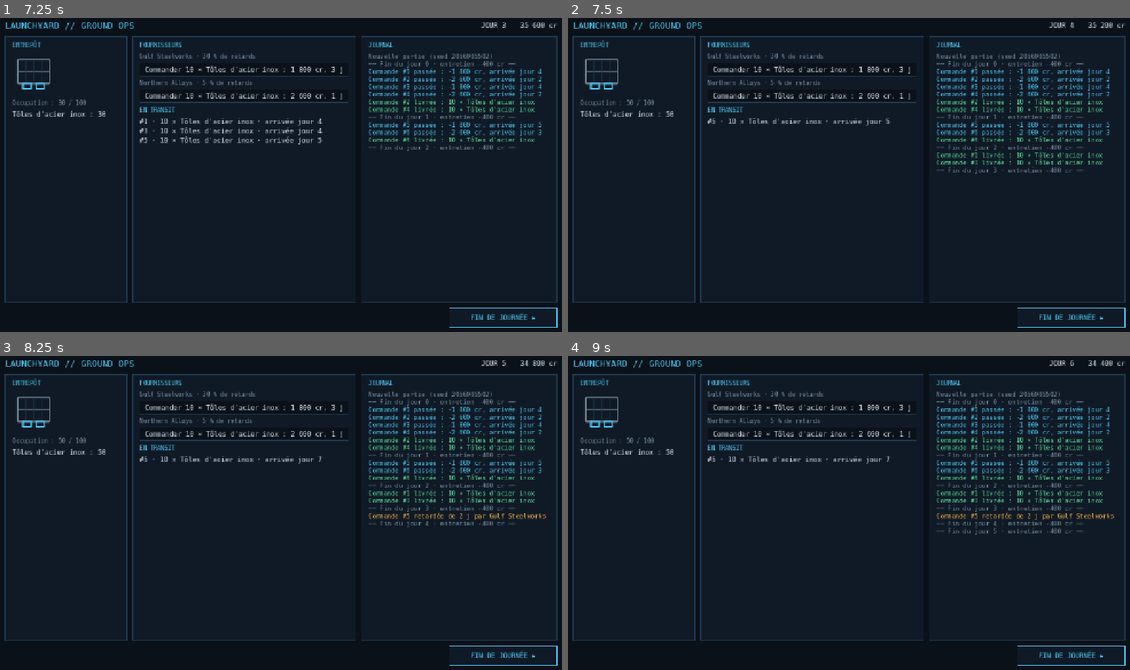
Above: before the commit, frames 1-4 (two rows, left to right).
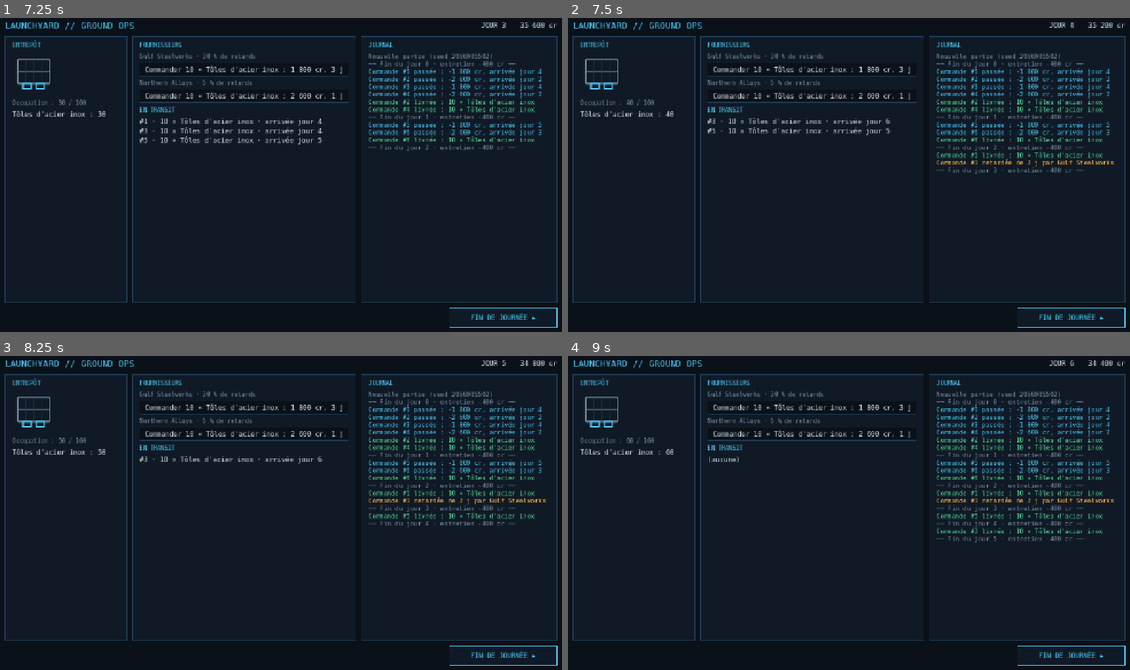
Above: after the commit, the same moments.

Repository: Flavienhr/launchyard
Game: Godot game, scene res://ui/main.tscn
Same seed, same stepped clock (60 frames per second), same inputs: the game is played once before the commit and once after it.
Inputs:
- Up to frame 1 (7.25 s): click "FIN DE JOURNÉE ▸" at 0.5 s; click "Commander 10 × Tôles d'acier …" at 1.25 s; click "Commander 10 × Tôles d'acier …" at 2 s; click "Commander 10 × Tôles d'acier …" at 2.75 s; click "Commander 10 × Tôles d'acier …" at 3.5 s; click "FIN DE JOURNÉE ▸" at 4.25 s; click "Commander 10 × Tôles d'acier …" at 5 s; click "Commander 10 × Tôles d'acier …" at 5.75 s; click "FIN DE JOURNÉE ▸" at 6.5 s
- Up to frame 2 (7.5 s): tap Enter at 7.25 s
- Up to frame 3 (8.25 s): tap Space at 8 s
- Up to frame 4 (9 s): tap Enter at 8.75 s

Frame 1 is identical in both runs. In frame 2, 0.5% of the frame differs, in the area x 10-98%, y 25-48%; in frame 3, 0.6%; in frame 4, 1.2%, in the area x 10-98%, y 25-60%.

Commit message:
feat(sim): un flux RNG par sous-système (ADR 0005)
- sim/rng.gd : SimRng.for_stream(state, flux), seed hash([seed, jour, flux])
- les livraisons tirent dans le flux DELIVERIES
- 3 tests : reproductibilité, flux/jours distincts, isolation entre flux

Closes #3

Co-Authored-By: Claude Opus 5.5 <noreply@anthropic.com>

Diff:
--- /dev/null
+++ b/sim/rng.gd
@@ -0,0 +1,17 @@
+class_name SimRng
+extends RefCounted
+## One independent RNG stream per subsystem (ADR 0005). Each stream is seeded
+## from (game_seed, day, stream), so drawing in one stream never shifts another.
+## All randomness in sim/ must go through here.
+
+const DELIVERIES := &"deliveries"
+const CONTRACTS := &"contracts"
+const WEATHER := &"weather"
+const LAUNCH := &"launch"
+const EVENTS := &"events"
+
+
+static func for_stream(state: GameState, stream: StringName) -> RandomNumberGenerator:
+	var rng := RandomNumberGenerator.new()
+	rng.seed = hash([state.game_seed, state.day, stream])
+	return rng
--- a/sim/simulation.gd
+++ b/sim/simulation.gd
@@ -68,17 +68,15 @@
 # --- End of day resolution --------------------------------------------------
 
 static func end_day(state: GameState, data: GameData) -> Array:
-	# One RNG per day, derived from (seed, day): each day is reproducible alone.
-	var rng := RandomNumberGenerator.new()
-	rng.seed = hash([state.game_seed, state.day])
 	var events: Array = []
-	events.append_array(_resolve_deliveries(state, data, rng))
+	events.append_array(_resolve_deliveries(state, data))
 	events.append_array(_resolve_finances(state, data))
 	state.day += 1
 	return events
 
 
-static func _resolve_deliveries(state: GameState, data: GameData, rng: RandomNumberGenerator) -> Array:
+static func _resolve_deliveries(state: GameState, data: GameData) -> Array:
+	var rng := SimRng.for_stream(state, SimRng.DELIVERIES)
 	var events: Array = []
 	var still_pending: Array = []
 	var tomorrow := state.day + 1
--- /dev/null
+++ b/tests/sim/test_rng.gd
@@ -0,0 +1,37 @@
+extends TestCase
+
+const F := preload("res://tests/sim/fixtures.gd")
+
+
+func _draws(state: GameState, stream: StringName, n: int) -> Array:
+	var rng := SimRng.for_stream(state, stream)
+	var out: Array = []
+	for i in n:
+		out.append(rng.randi())
+	return out
+
+
+func test_same_seed_day_stream_is_reproducible() -> void:
+	var a := Simulation.new_game(F.data(), 42)
+	var b := Simulation.new_game(F.data(), 42)
+	assert_eq(_draws(a, SimRng.DELIVERIES, 5), _draws(b, SimRng.DELIVERIES, 5))
+
+
+func test_streams_and_days_differ() -> void:
+	var state := Simulation.new_game(F.data(), 42)
+	assert_true(_draws(state, SimRng.DELIVERIES, 5) != _draws(state, SimRng.WEATHER, 5))
+	var before := _draws(state, SimRng.DELIVERIES, 5)
+	state.day += 1
+	assert_true(before != _draws(state, SimRng.DELIVERIES, 5))
+
+
+func test_draw_in_other_stream_does_not_change_deliveries() -> void:
+	var state := Simulation.new_game(F.data(), 7)
+	var baseline := _draws(state, SimRng.DELIVERIES, 10)
+	# Interleave heavy draws in other streams, same seed and same day.
+	var weather := SimRng.for_stream(state, SimRng.WEATHER)
+	var launch := SimRng.for_stream(state, SimRng.LAUNCH)
+	for i in 50:
+		weather.randf()
+		launch.randf()
+	assert_eq(_draws(state, SimRng.DELIVERIES, 10), baseline)
Not shown, added: sim/rng.gd.uid
Not shown, added: tests/sim/test_rng.gd.uid
Not shown, changed: sim/CLAUDE.md
